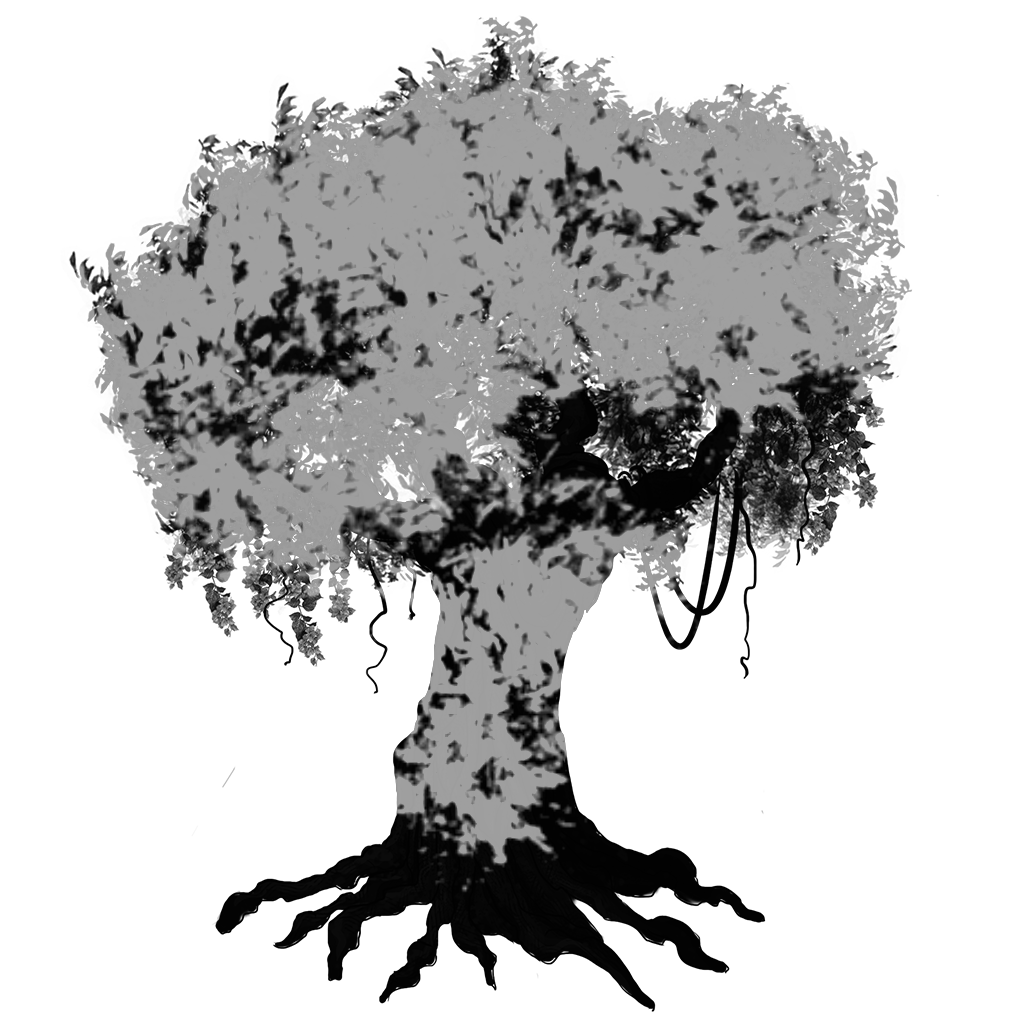
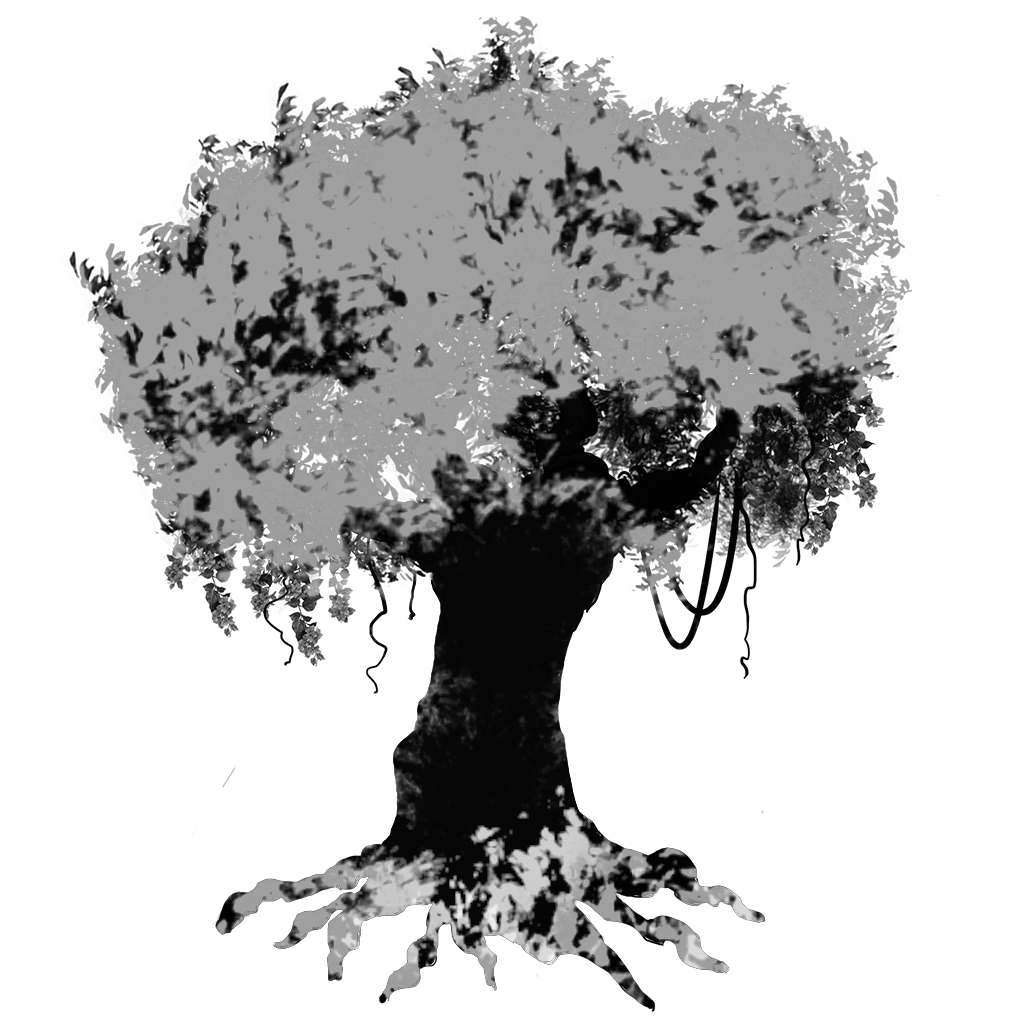
Revision of a layered 1024px x 1024px image; what changed, layer by layer:
painted on "Background" over 216, 482, 765, 1011
